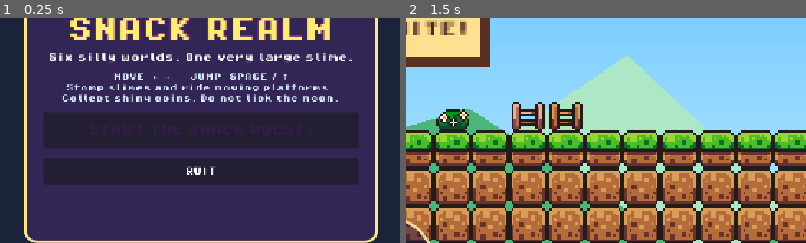
Above: before the commit, frames 1-2 (left to right).
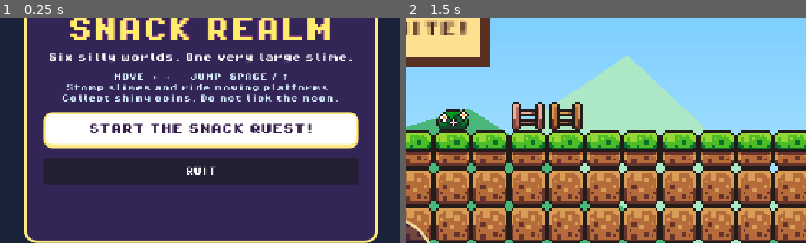
Above: after the commit, the same moments.

Repository: msveshnikov/godot-2d-game
Game: Godot game, scene res://scenes/game.tscn
Two runs of this game, one before a commit and one after it. Both use one fixed random seed, a clock stepped at 60 frames per second and the inputs below. Sound files missing from this copy of the repository are replaced by a short silence.
Inputs (mouse positions are % of the whole screen's width and height, from its top left):
- Up to frame 1 (0.25 s): no input
- Up to frame 2 (1.5 s): click "START THE SNACK QUEST!" at 0.5 s; tap Enter (ui_accept) at 1.25 s; move the mouse to (72, 45) at 1.27 s; hold Right (ui_right) from 1.28 s (still down); tap R at 1.35 s; click (72, 45) at 1.42 s
The pictures show only the part of the screen within x 25-75%, y 30-80%; the shares and areas given below are measured in that part.

The runs differ from the first frame. In frame 1, 12% of the frame differs, in the area x 10-90%, y 41-59%; in frame 2, nothing differs.

Commit message:
Make the title screen start button white and high-contrast
The dark purple label sat on Godot's default dark grey button and was
hard to read. The button now has a white face with a yellow border,
plus hover and pressed states; the label stays dark purple.

Co-Authored-By: Claude Opus 5.5 <noreply@anthropic.com>

Diff:
--- a/scenes/title_screen.tscn
+++ b/scenes/title_screen.tscn
@@ -18,6 +18,44 @@
 content_margin_top = 24.0
 content_margin_right = 28.0
 content_margin_bottom = 24.0
+
+[sub_resource type="StyleBoxFlat" id="StyleBoxFlat_start"]
+bg_color = Color(1, 1, 1, 1)
+border_color = Color(1, 0.91, 0.5, 1)
+border_width_left = 3
+border_width_top = 3
+border_width_right = 3
+border_width_bottom = 6
+corner_radius_top_left = 12
+corner_radius_top_right = 12
+corner_radius_bottom_right = 12
+corner_radius_bottom_left = 12
+
+[sub_resource type="StyleBoxFlat" id="StyleBoxFlat_start_hover"]
+bg_color = Color(1, 0.97, 0.82, 1)
+border_color = Color(1, 0.8, 0.25, 1)
+border_width_left = 3
+border_width_top = 3
+border_width_right = 3
+border_width_bottom = 6
+corner_radius_top_left = 12
+corner_radius_top_right = 12
+corner_radius_bottom_right = 12
+corner_radius_bottom_left = 12
+
+[sub_resource type="StyleBoxFlat" id="StyleBoxFlat_start_pressed"]
+bg_color = Color(0.88, 0.86, 0.92, 1)
+border_color = Color(1, 0.8, 0.25, 1)
+border_width_left = 3
+border_width_top = 6
+border_width_right = 3
+border_width_bottom = 3
+corner_radius_top_left = 12
+corner_radius_top_right = 12
+corner_radius_bottom_right = 12
+corner_radius_bottom_left = 12
+
+[sub_resource type="StyleBoxEmpty" id="StyleBoxEmpty_focus"]
 
 [node name="TitleScreen" type="Control"]
 layout_mode = 3
@@ -87,8 +125,17 @@
 custom_minimum_size = Vector2(0, 52)
 layout_mode = 2
 theme_override_colors/font_color = Color(0.2, 0.11, 0.29, 1)
+theme_override_colors/font_hover_color = Color(0.2, 0.11, 0.29, 1)
+theme_override_colors/font_pressed_color = Color(0.2, 0.11, 0.29, 1)
+theme_override_colors/font_focus_color = Color(0.2, 0.11, 0.29, 1)
+theme_override_colors/font_hover_pressed_color = Color(0.2, 0.11, 0.29, 1)
 theme_override_fonts/font = ExtResource("2_font")
 theme_override_font_sizes/font_size = 16
+theme_override_styles/normal = SubResource("StyleBoxFlat_start")
+theme_override_styles/hover = SubResource("StyleBoxFlat_start_hover")
+theme_override_styles/pressed = SubResource("StyleBoxFlat_start_pressed")
+theme_override_styles/hover_pressed = SubResource("StyleBoxFlat_start_pressed")
+theme_override_styles/focus = SubResource("StyleBoxEmpty_focus")
 text = "START THE SNACK QUEST!"
 
 [node name="ExitButton" type="Button" parent="Center/Card/Buttons"]
Not shown: 1 places in scenes/title_screen.tscn that only renumber resources
